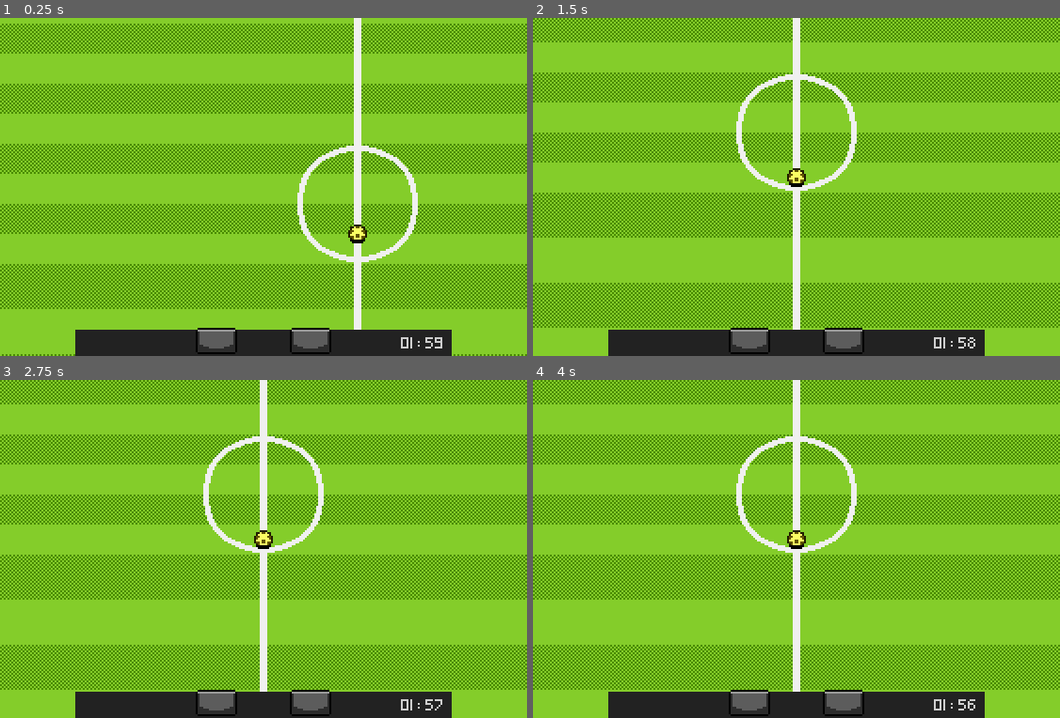
Above: before the commit, frames 1-4 (two rows, left to right).
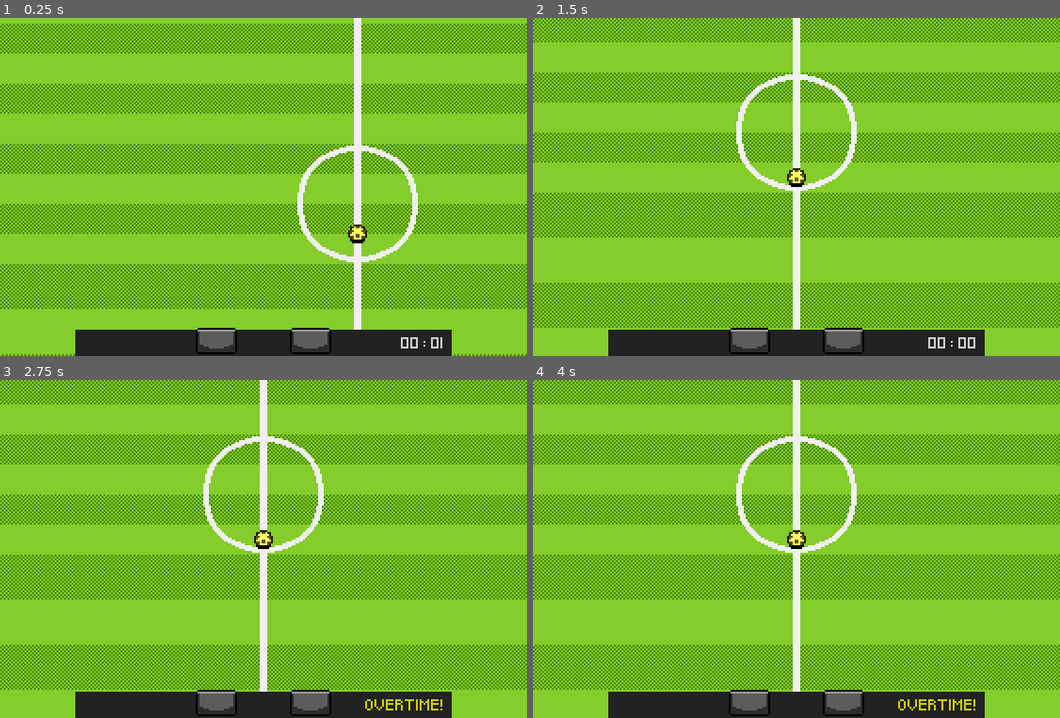
Above: after the commit, the same moments.

Repository: Mcrozier5609/super_soccer
Game: Godot game, scene res://scenes/screens/world/world_screen.tscn
Two runs of this game, one before a commit and one after it. Both use one fixed random seed, a clock stepped at 60 frames per second and the inputs below. This scene is started directly instead of the project's main scene.
Inputs:
- Up to frame 1 (0.25 s): no input
- Up to frame 2 (1.5 s): hold Right (p1_right) 0.53-1.28 s; tap [ (p1_pass) at 0.6 s; hold Down (p1_down) from 1.28 s (still down); tap ] (p1_shoot) at 1.35 s
- Up to frame 3 (2.75 s): tap Enter at 2 s; release Down (p1_down) at 2.03 s; hold Right (p1_right) from 2.03 s (still down); tap S (p2_down) at 2.1 s
- Up to frame 4 (4 s): tap Space at 2.75 s; release Right (p1_right) at 2.78 s; hold Up (p1_up) 2.78-3.53 s; tap A (p2_left) at 2.85 s; tap Enter at 3.5 s; hold Left (p1_left) from 3.53 s (still down); tap ` (p2_pass) at 3.6 s

The runs differ from the first frame. In frame 1, less than 0.1% of the frame differs, in the area x 78-84%, y 94-98%; in frame 2, less than 0.1%; in frame 3, 0.3%; in frame 4, 0.3%, in the area x 69-84%, y 94-98%.
Error in both runs: Invalid access to property or key 'country_home' on a base object of type 'Nil'. (res://scenes/screens/world/actors_container.gd:25)

Commit message:
Add secret stage and ability to play against mars

Diff:
--- a/scenes/characters/player.gd
+++ b/scenes/characters/player.gd
@@ -56,6 +56,7 @@
 func _ready() -> void:
 	set_control_texture()
 	setup_ai_behavior()
+	set_sprite()
 	set_shader_properties()
 	permanent_damage_emiter_area.monitoring = role == Role.GOALIE
 	goalie_hands_collider.disabled = role != Role.GOALIE
@@ -72,6 +73,11 @@
 	set_sprite_visibility()
 	process_gravity(delta)
 	move_and_slide()
+
+func set_sprite() -> void:
+	if country == "MARS":
+		var alien_texture = load("res://assets/art/characters/alien-soccer-player.png")
+		player_sprite.texture = alien_texture
 
 func set_shader_properties() -> void:
 	player_sprite.material.set_shader_parameter("skin_color", skin_color)
--- a/scenes/game_manager/game_manager.gd
+++ b/scenes/game_manager/game_manager.gd
@@ -1,7 +1,7 @@
 extends Node
 
 const DURATION_IMPAT_PAUSE := 100
-const DURATION_GAME_SEC := 2 * 60
+const DURATION_GAME_SEC := 2# * 60
 
 enum State {IN_PLAY, SCORED, RESET, KICKOFF, OVERTIME, GAMEOVER}
 
@@ -13,6 +13,7 @@
 var time_since_paused := Time.get_ticks_msec()
 
 var mars_unlocked := false
+var show_mars_flag := false
 var selector_coord := Vector2i.ZERO
 
 func _init() -> void:
--- a/scenes/screens/team_selection/team_selection_screen.gd
+++ b/scenes/screens/team_selection/team_selection_screen.gd
@@ -18,6 +18,7 @@
 var selectors : Array[FlagSelector] = []
 
 func _ready() -> void:
+	check_mars_unlocked()
 	place_flags()
 	place_selectors()
 
@@ -41,6 +42,12 @@
 		selectors[selector_index].position = flags_container.get_child(flag_index).position
 		selectors[selector_index].selector_coords = selection[selector_index]
 		SoundPlayer.play(SoundPlayer.Sound.UI_NAV)
+
+func check_mars_unlocked() -> void:
+	if GameManager.mars_unlocked:
+		GameManager.show_mars_flag = true
+	else:
+		GameManager.show_mars_flag = false
 
 func place_flags() -> void:
 	for j in range(NUM_ROWS):
--- a/scenes/screens/tournament/tournament.gd
+++ b/scenes/screens/tournament/tournament.gd
@@ -1,12 +1,13 @@
 class_name Tournament
 
-enum Stage {QUARTER_FINALS, SEMI_FINALS, FINAL, COMPLETE}
+enum Stage {QUARTER_FINALS, SEMI_FINALS, FINAL, SECRET, COMPLETE}
 
 var current_stage : Stage = Stage.QUARTER_FINALS
 var matches := {
 	Stage.QUARTER_FINALS: [],
 	Stage.SEMI_FINALS: [],
 	Stage.FINAL: [],
+	Stage.SECRET: [],
 }
 
 var winner := ""
@@ -35,4 +36,7 @@
 		if current_stage == Stage.COMPLETE:
 			winner = stage_winners[0]
 		else:
+			if current_stage == Stage.SECRET:
+				var secrect_stage_players : Array[String] = [stage_winners[0], 'MARS']
+				stage_winners = secrect_stage_players
 			create_bracket(current_stage, stage_winners)
--- a/scenes/screens/tournament/tournament_screen.gd
+++ b/scenes/screens/tournament/tournament_screen.gd
@@ -12,6 +12,7 @@
 	Tournament.Stage.QUARTER_FINALS: [%QFLeftContainer, %QFRightContainer],
 	Tournament.Stage.SEMI_FINALS: [%SFLeftContainer, %SFRightContainer],
 	Tournament.Stage.FINAL: [%FinalLeftContainer, %FinalRightContainer],
+	Tournament.Stage.SECRET: [%FinalLeftContainer, %FinalRightContainer],
 	Tournament.Stage.COMPLETE: [%WinnerContainer],
 }
 @onready var stage_texture : TextureRect = %StageTexture
@@ -23,6 +24,9 @@
 	tournament = screen_data.tournament
 	if tournament.current_stage == Tournament.Stage.COMPLETE:
 		MusicPlayer.play_music(MusicPlayer.Music.WIN)
+		GameManager.mars_unlocked = true
+	elif tournament.current_stage == Tournament.Stage.SECRET:
+		GameManager.show_mars_flag = true
 	refresh_brackets()
 
 func _process(_delta: float) -> void:
@@ -35,7 +39,10 @@
 
 func refresh_brackets() -> void:
 	for stage in range(tournament.current_stage + 1):
-		refresh_bracket_stage(stage)
+		if stage == tournament.Stage.FINAL and tournament.current_stage == tournament.Stage.SECRET:
+			pass
+		else:
+			refresh_bracket_stage(stage)
 
 func refresh_bracket_stage(stage: Tournament.Stage) -> void:
 	var flag_nodes := get_flag_nodes_for_stage(stage)
--- a/utils/flag_helper.gd
+++ b/utils/flag_helper.gd
@@ -3,7 +3,7 @@
 static var flag_textures : Dictionary[String, Texture2D] = {}
 
 static func get_texture(country: String) -> Texture2D:
-	if country.to_lower() == "mars" and not GameManager.mars_unlocked:
+	if country.to_lower() == "mars" and not GameManager.show_mars_flag:
 		country = "locked"
 	if not flag_textures.has(country):
 		flag_textures.set(country, load("res://assets/art/ui/flags/flag-%s.png" % [country.to_lower()]))
